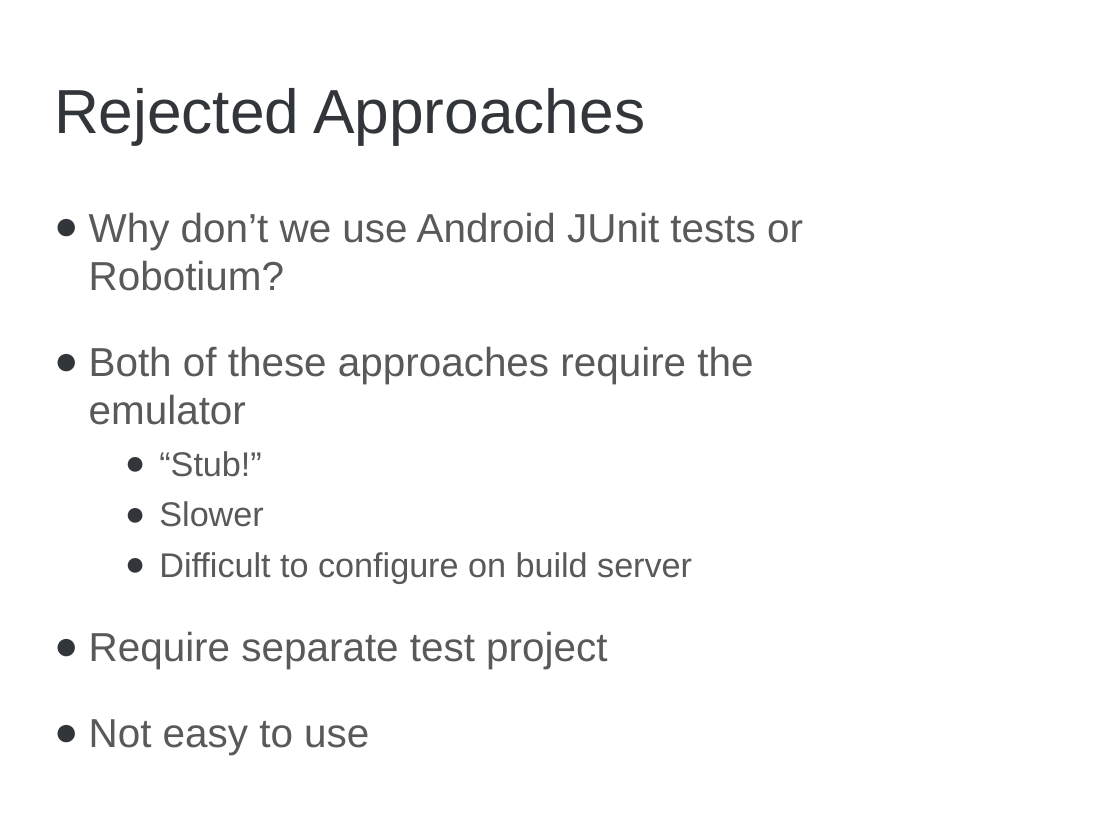
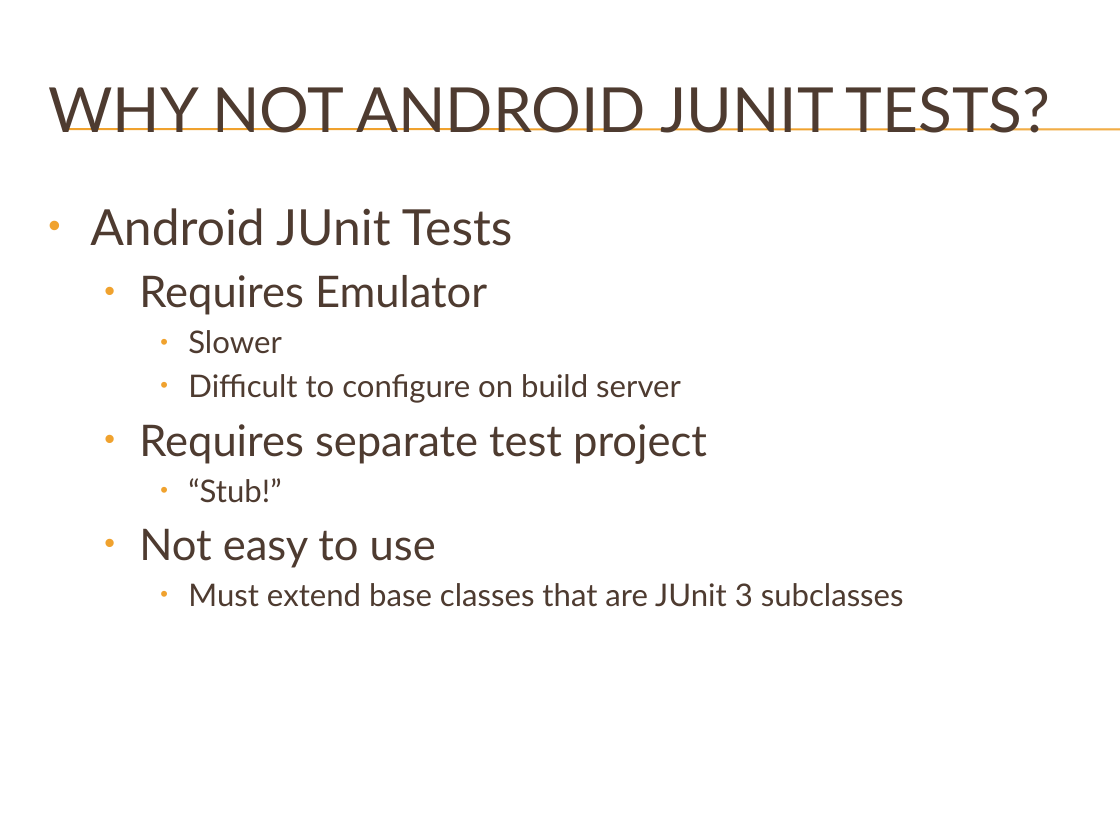
Before and after one commit to brycep/thomas, a slide deck: slide 3 of thomas-android/src/main/presentations/Unit Testing.pptx. Drawn at 1120x840 pixels with LibreOffice and Linux fonts; fonts in the diff are those of the drawing; background and template pictures are left out. Boxes give left, top, right and bottom in pixels: in the first picture for what was removed or moved away, otherwise in the second. Text is boxed around its words. In the diff, an @@ line names an element or a change of style, - is before the commit and + after.

Commit message:
Updated presentation theme and content. Should be more or less final at this point.

```diff
--- a/thomas-android/src/main/presentations/Unit Testing.pptx
+++ b/thomas-android/src/main/presentations/Unit Testing.pptx
@@ title at box(48, 87, 1050, 133): text changed; font Arial to Lato; text colour #32363B to #4E3B30 @@
-Rejected Approaches
+WHY NOT ANDROID JUNIT TESTS?
@@ line added from (63, 129) to (1120, 129), #F0A22E 0.75 pt @@
@@ line added from (63, 130) to (1120, 130), #F0A22E 0.75 pt @@
@@ text at box(90, 208, 513, 315): text changed; size 26 to 32 pt; font Arial to Lato; text colour #595959 to #4E3B30 @@
-● Why don’t we use Android JUnit tests or Robotium?
-● Both of these approaches require the emulator
-    ● “Stub!”
+• Android JUnit Tests
+  • Requires Emulator
@@ text at box(139, 330, 681, 568): size 22 to 20 pt in "Slower", "Difficult to configure on build server"; font Arial to Lato, text colour #595959 to #4E3B30 in "Slower", "Difficult to configure on build server", "Not easy to use"; size 26 to 28 pt in "Not easy to use"; bullet ● to •; less space between paragraphs; bullet colour #32363B to #F0A22E; list level 1 to 2 in "Not easy to use" @@
@@ text at box(139, 424, 707, 503): text changed; size 26 to 28 pt; font Arial to Lato; text colour #595959 to #4E3B30 @@
-● Require separate test project
+  • Requires separate test project
+    • “Stub!”
@@ text at box(188, 583, 904, 607): paragraph added @@
+    • Must extend base classes that are JUnit 3 subclasses
```
Also in this commit, not shown: 8 other slides changed, 5 slides added, 3 slides removed.
